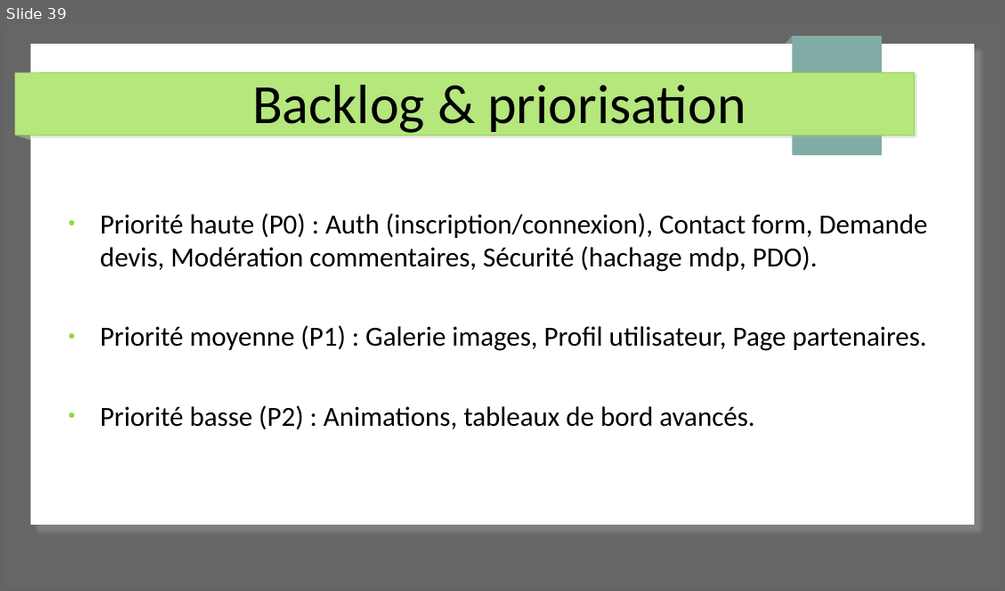
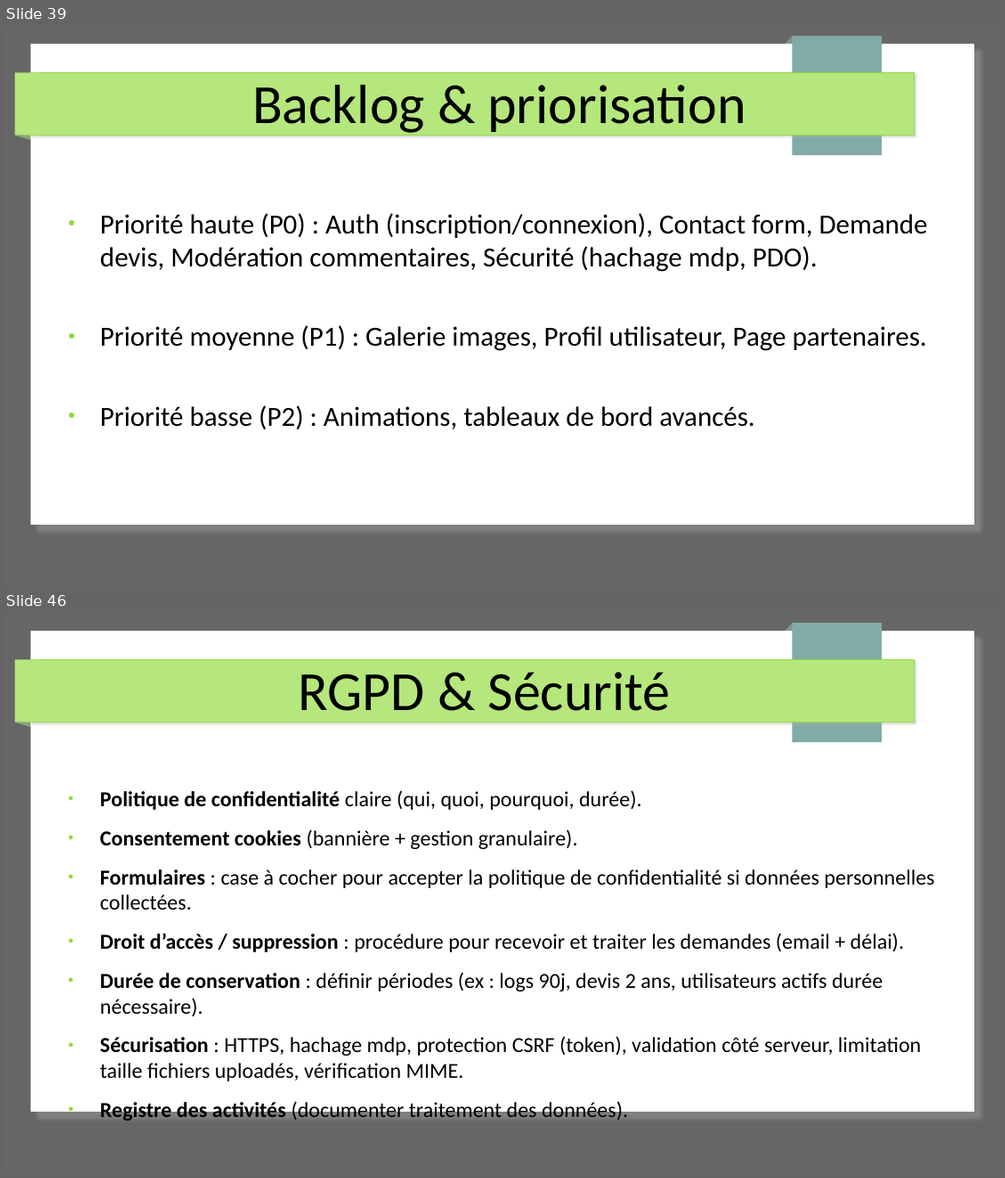
Before and after one commit to Cboukhal/project_exam, a slide deck: Document/projet_exam.odp. Shown one above the other, each under a label of ours: slide 39 before the commit, slides 39 and 46 after it; the slides between them are not shown. The pictures are 1005x591 and 1005x1178 pixels, drawn with LibreOffice and Linux fonts; fonts in the diff are those of the drawing. Boxes give left, top, right and bottom in pixels: in the first picture for what was removed or moved away, otherwise in the second. Text is boxed around its words. In the diff, an @@ line names an element or a change of style, - is before the commit and + after.

```diff
--- a/Document/projet_exam.odp
+++ b/Document/projet_exam.odp
@@ slide 46 added at [4,613,1001,1174], background #666666; not listed: 7 template elements that a slide beside it also shows @@
@@ title added at [299,672,671,724], 44 pt, text #000000 @@
+RGPD & Sécurité
@@ text added at [100,790,934,1117], 17 pt, text #000000 @@
+● Politique de confidentialité claire (qui, quoi, pourquoi, durée).
+● Consentement cookies (bannière + gestion granulaire).
+● Formulaires : case à cocher pour accepter la politique de confidentialité si données personnelles collectées.
+● Droit d’accès / suppression : procédure pour recevoir et traiter les demandes (email + délai).
+● Durée de conservation : définir périodes (ex : logs 90j, devis 2 ans, utilisateurs actifs durée nécessaire).
+● Sécurisation : HTTPS, hachage mdp, protection CSRF (token), validation côté serveur, limitation taille fichiers uploadés, vérification MIME.
+● Registre des activités (documenter traitement des données).
```
Also in this commit, not shown: 9 other slides added, 11 slides removed, 7 other files.
